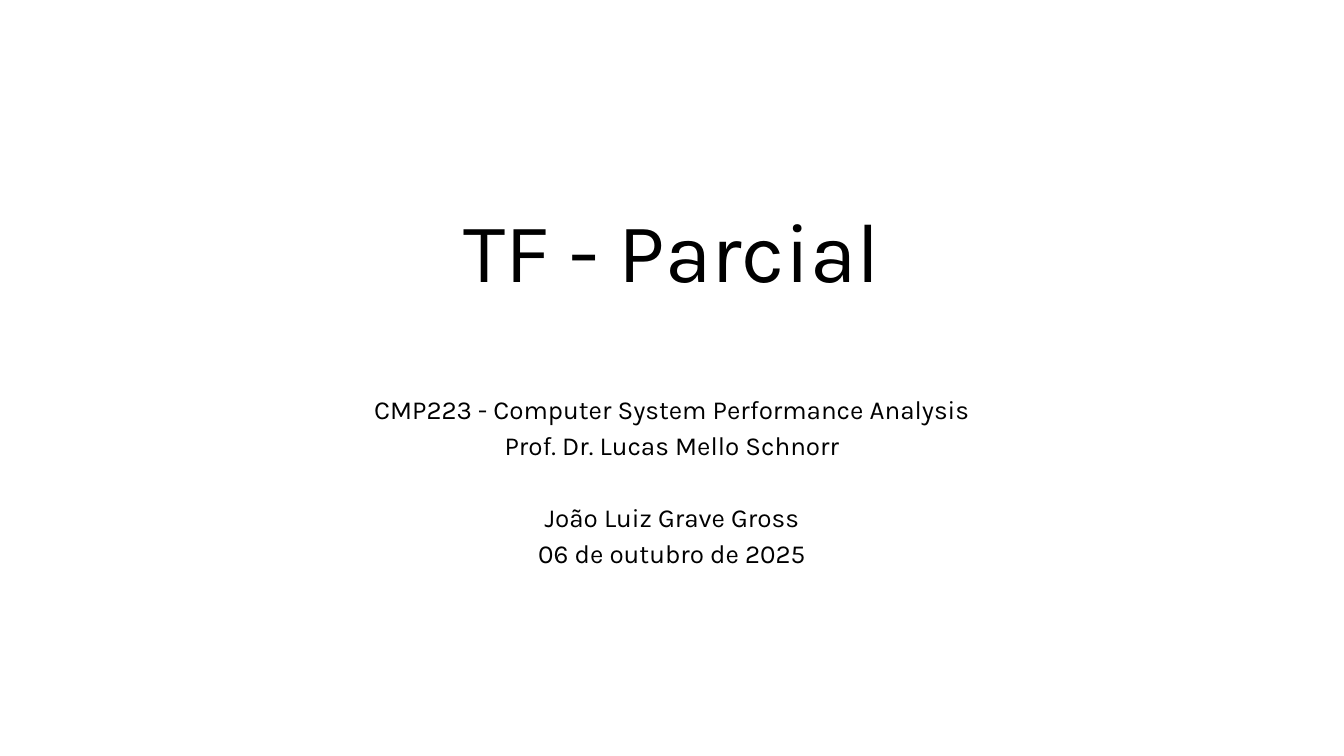
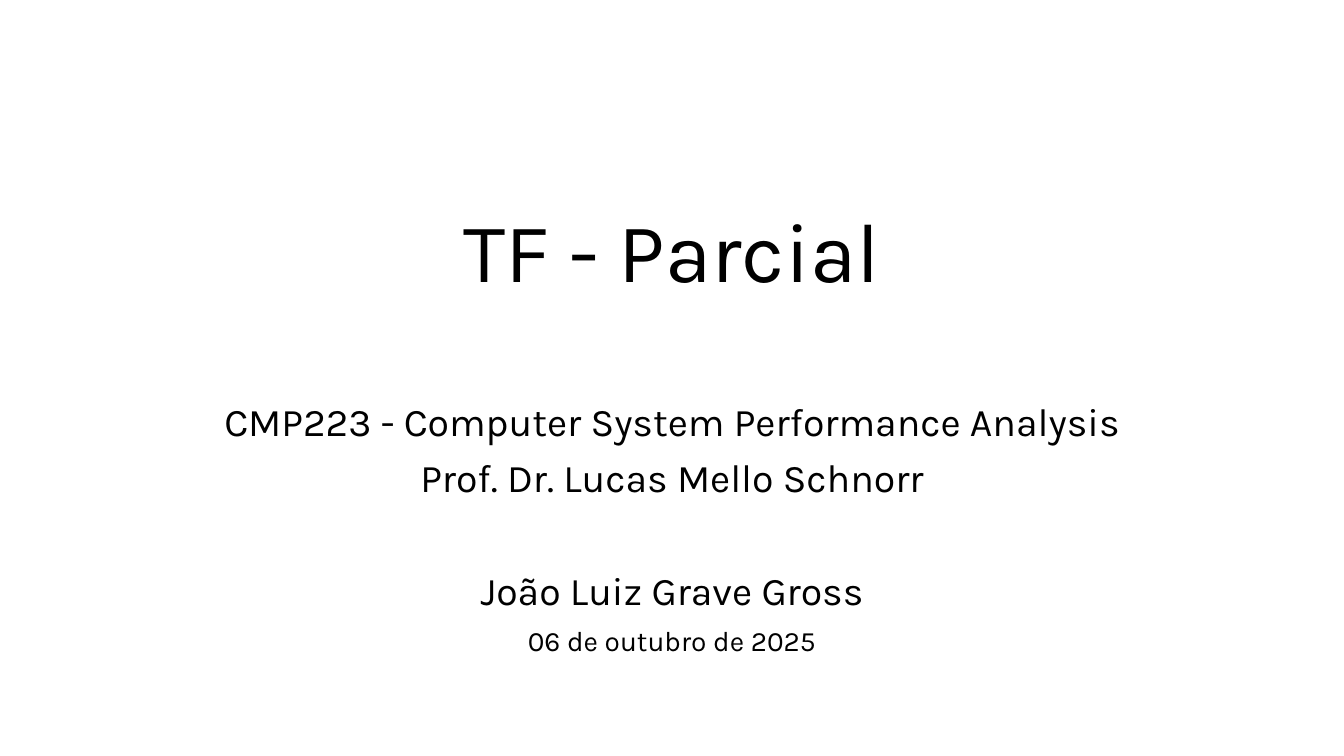
Before and after one commit to jlggross/TF-cmp223, a slide deck: slide 1 of 02-Parcial/02-Parcial-Apresentacao.pptx. Drawn at 1344x756 pixels with LibreOffice and Linux fonts; fonts in the diff are those of the drawing. Boxes give left, top, right and bottom in pixels: in the first picture for what was removed or moved away, otherwise in the second. Text is boxed around its words. In the diff, an @@ line names an element or a change of style, - is before the commit and + after.

```diff
--- a/02-Parcial/02-Parcial-Apresentacao.pptx
+++ b/02-Parcial/02-Parcial-Apresentacao.pptx
@@ subtitle "CMP223 - Computer System Performance ..." at box(224, 409, 1120, 652): size 18.6 to 28 pt in "CMP223 - Computer System Performance Analysis", "Prof. Dr. Lucas Mello Schnorr", "João Luiz Grave Gross"; size 18.6 to 20 pt in "06 de outubro de 2025"; line spacing 0.7 to 0.9 @@
```
Also in this commit, not shown: 10 other slides changed, 1 other file.
